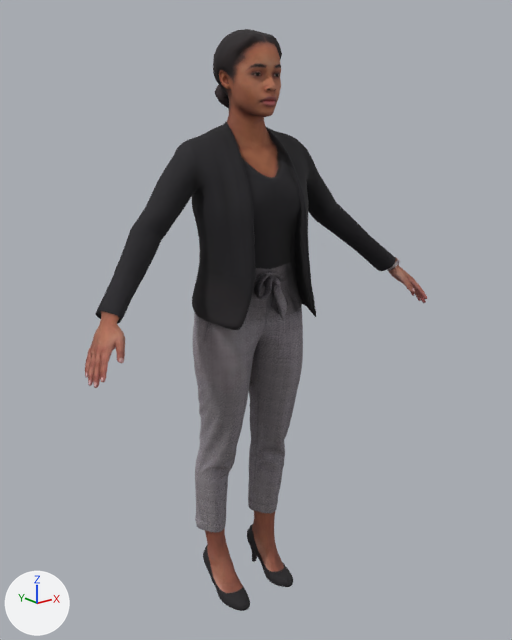
What one commit did to the glTF model public/models/carla.glb.
Camera for both pictures: a 50 mm lens placed at (-1.249, -1.613, 1.557), pointed at (0.017, -0.03, 0.924). Every picture has the same lights, and +X, +Y and +Z are marked at lower left. The picture after the commit comes second. Where no turn or scale is listed for an object, it has been applied to the vertices. Vertices at exactly the same position are counted once.

The older version as bpy lines, for what is in view:
```python
me_mesh = bpy.data.meshes.new('Mesh')
me_mesh.from_pydata(...)  # 10067 vertices, 19988 faces; spans x -0.6..0.6, y -0.22..0.13, z 0.0..1.73
me_mesh.materials.append(mat_rp_carla_rigged_001_mat)  # picture img_rp_carla_rigged_001_dif
ob_rp_carla_rigged_001_geo = bpy.data.objects.new('rp_carla_rigged_001_geo', me_mesh)
ob_rp_carla_rigged_001_geo.location = (0.0, 0.0, 0.0)
```
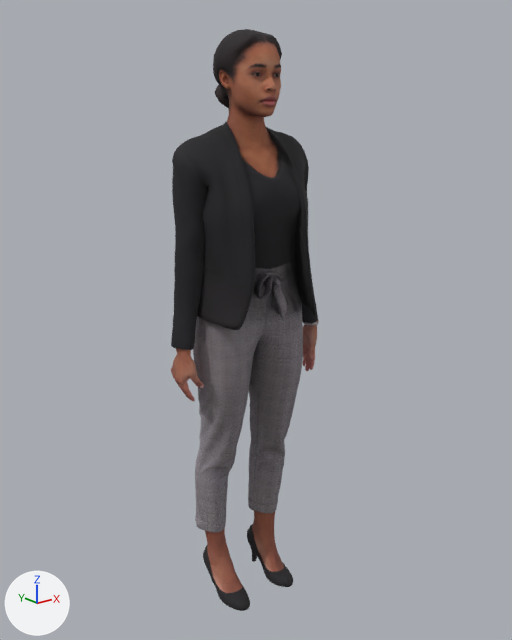
Changed parts and their boxes [x1, y1, x2, y2] in the pictures (512 x 640 px; the box of a moved part takes in the faces that stretch with it):
'rp_carla_rigged_001_geo', reshaped (57% narrower): before [85, 29, 427, 611]; after [171, 29, 319, 611]
part 1 of me_mesh, moved or reshaped: before [85, 133, 427, 388]; after [171, 133, 319, 402]

The change, as a list of edits to the scene's bpy script:
```text
Change me_mesh:
    used by ob_rp_carla_rigged_001_geo; location = (0.0, 0.0, 0.0)
    remove me_mesh.from_pydata(...)  # 10067 vertices, 19988 faces; spans x -0.6..0.6, y -0.22..0.13, z 0.0..1.73
    add me_mesh.from_pydata(...)  # 10067 vertices, 19988 faces; spans x -0.27..0.27, y -0.19..0.13, z 0.0..1.73
    me_mesh part 1: 2888 of 10067 vertices moved; they spanned x -0.6..0.6, y -0.22..0.07, z 0.91..1.46 and now span x -0.27..0.27, y -0.11..0.07, z 0.7..1.45; mean shift (-0.01, 0.09, -0.14); largest move (-0.59, -0.2, 0.92) -> (-0.21, -0.02, 0.72)
```
